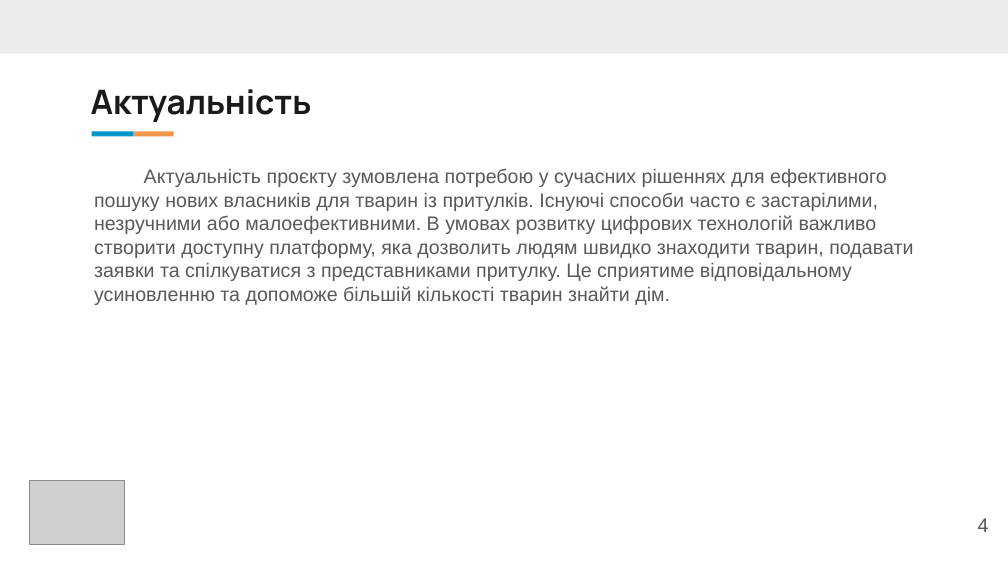
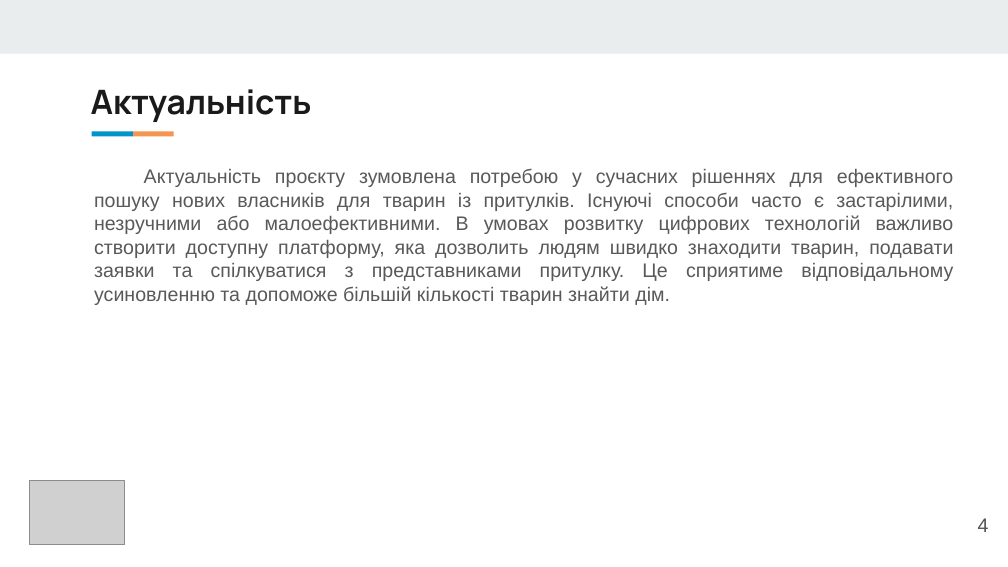
Before and after one commit to NureBobrykMaksym/2025_B_PI_PZPI-21-2_Bobryk_M_Y, a slide deck: slide 4 of 2025_Б_ПІ_ПЗПІ-21-2_Бобрик_М_Я.pptx. Drawn at 1008x567 pixels with LibreOffice and Linux fonts; fonts in the diff are those of the drawing; grey boxes stand for pictures. Boxes give left, top, right and bottom in pixels: in the first picture for what was removed or moved away, otherwise in the second. Text is boxed around its words. In the diff, an @@ line names an element or a change of style, - is before the commit and + after.

```diff
--- a/2025_Б_ПІ_ПЗПІ-21-2_Бобрик_М_Я.pptx
+++ b/2025_Б_ПІ_ПЗПІ-21-2_Бобрик_М_Я.pptx
@@ text "Актуальність проєкту зумовлена потребою у ..." at [94,169,954,305]: alignment left to justified @@
```
Also in this commit, not shown: 3 other slides changed, 1 slide added, 1 other file.
